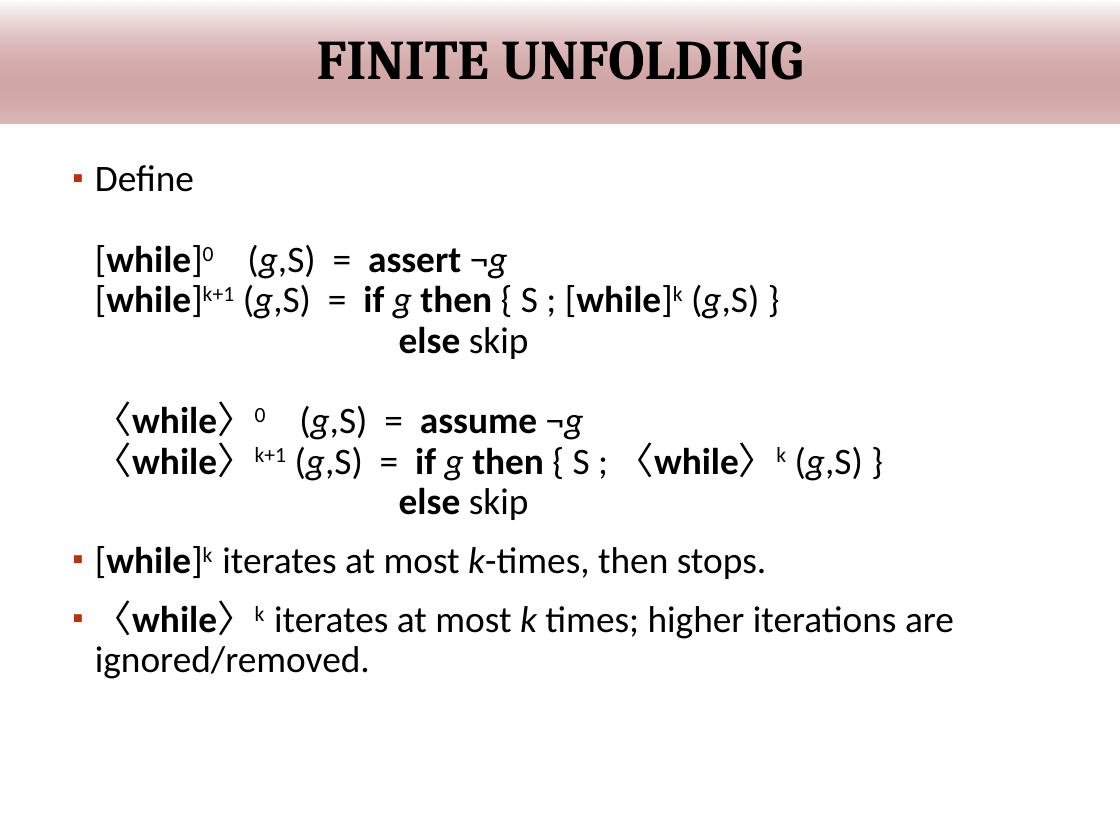
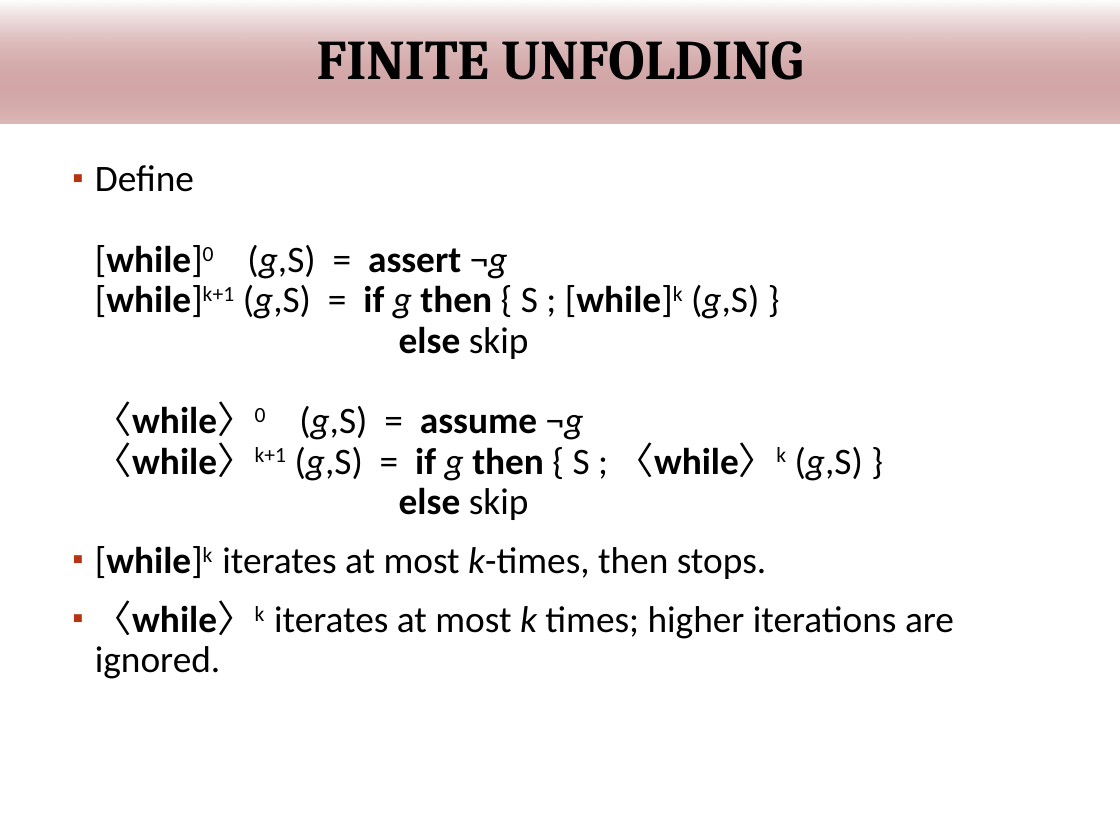
Before and after one commit to wooshrow/infopv, a slide deck: slide 50 of slides/PV_hoare.pptx. Drawn at 1120x840 pixels with LibreOffice and Linux fonts; fonts in the diff are those of the drawing; background and template pictures are left out. Boxes give left, top, right and bottom in pixels: in the first picture for what was removed or moved away, otherwise in the second. Text is boxed around its words. In the diff, an @@ line names an element or a change of style, - is before the commit and + after.

```diff
--- a/slides/PV_hoare.pptx
+++ b/slides/PV_hoare.pptx
@@ text at [95, 600, 954, 679]: text changed @@
-▪ 〈while〉k iterates at most k times; higher iterations are ignored/removed.
+▪ 〈while〉k iterates at most k times; higher iterations are ignored.
```
Also in this commit, not shown: 5 other slides changed, 1 slide added, 3 slides removed, 1 other file.
